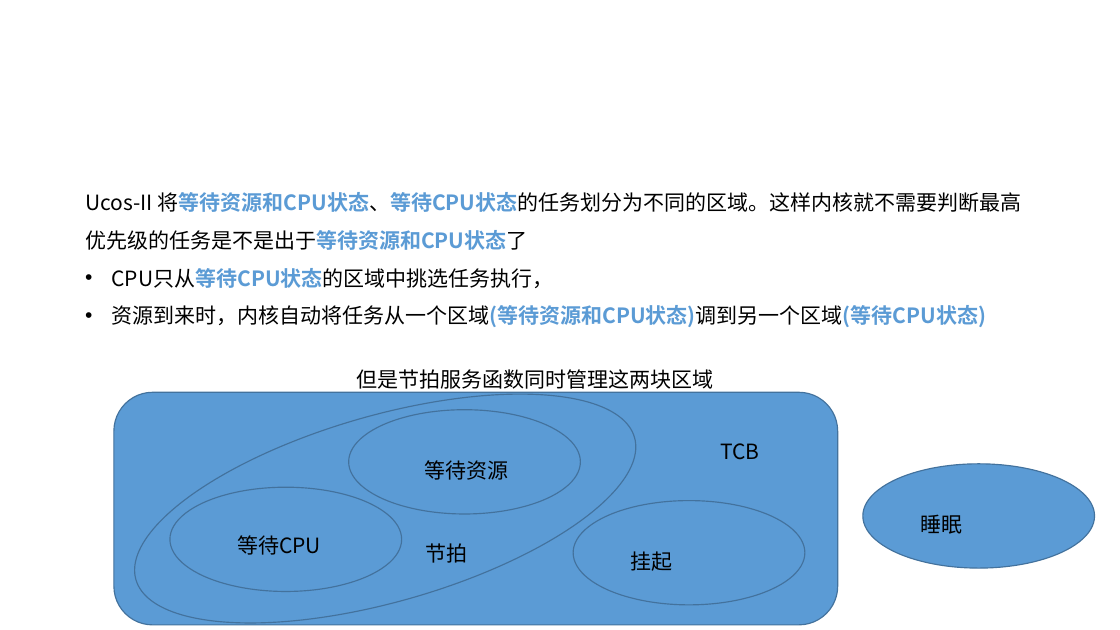
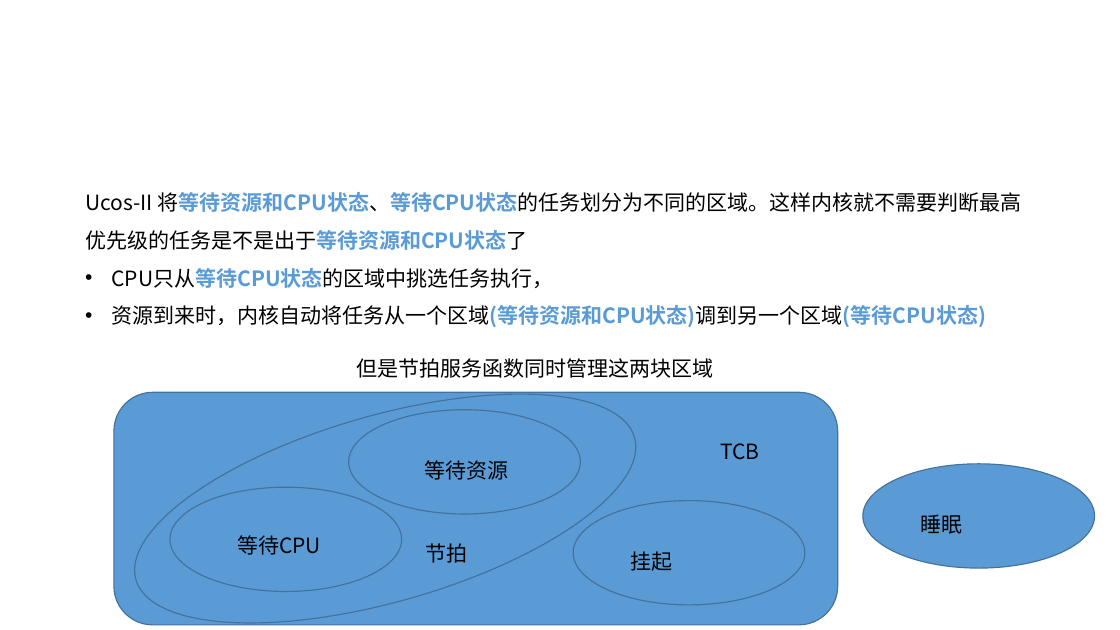
Before and after one commit to linghuix/UcosII-embedded-system, a slide deck: slide 8 of image/1.UCOS分析与深入解读.pptx. Drawn at 1120x630 pixels with LibreOffice and Linux fonts; fonts in the diff are those of the drawing. Boxes give left, top, right and bottom in pixels: in the first picture for what was removed or moved away, otherwise in the second. Text is boxed around its words. In the diff, an @@ line names an element or a change of style, - is before the commit and + after.

```diff
--- a/image/1.UCOS分析与深入解读.pptx
+++ b/image/1.UCOS分析与深入解读.pptx
@@ text "但是节拍服务函数同时管理这两块区域": place and size @@
-text "但是节拍服务函数同时管理这两块区域" at <box>357,369,714,392</box>
+text "但是节拍服务函数同时管理这两块区域" at <box>357,358,714,378</box>
```
Also in this commit, not shown: 4 other slides changed, 2 slides added, 4 other files.
